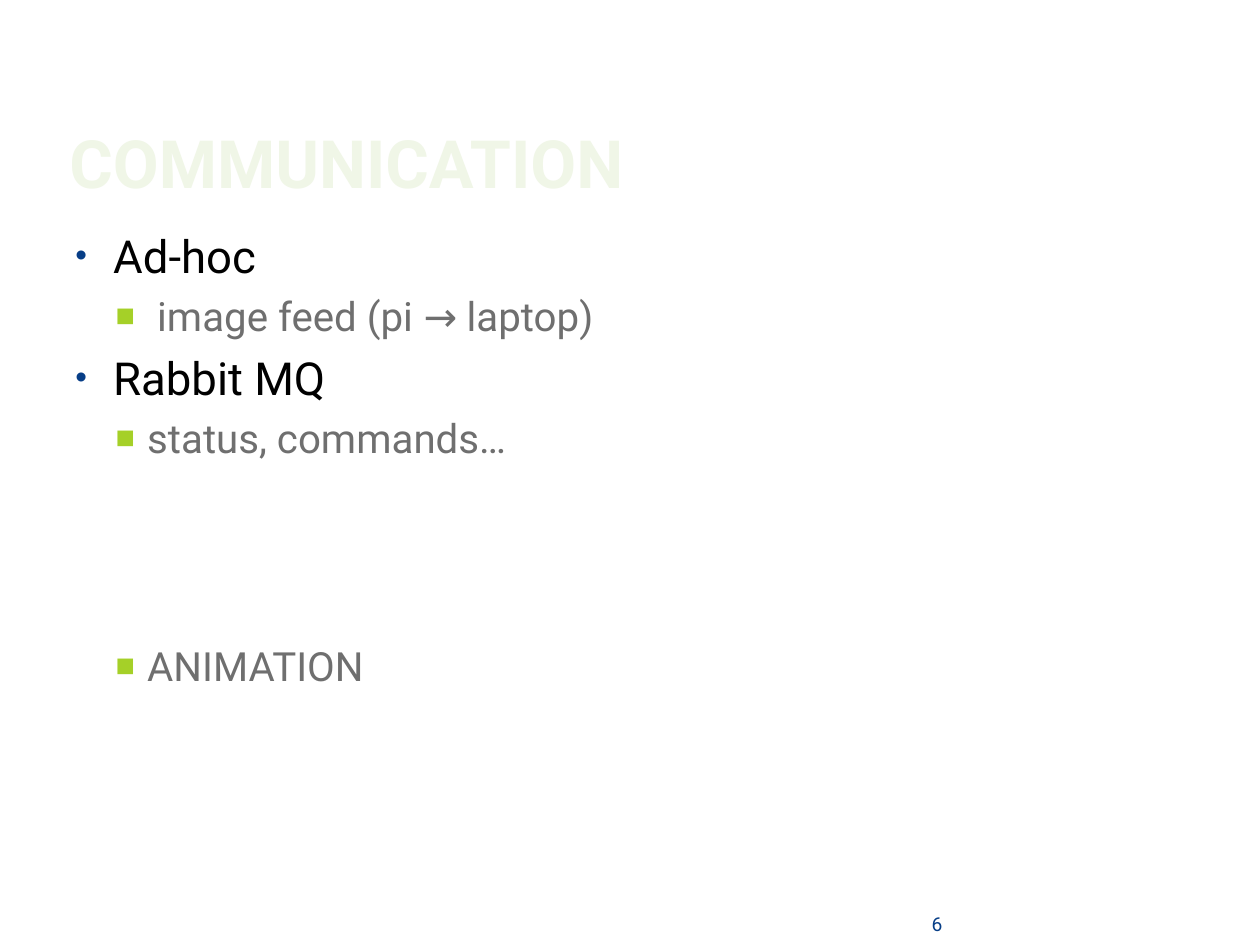
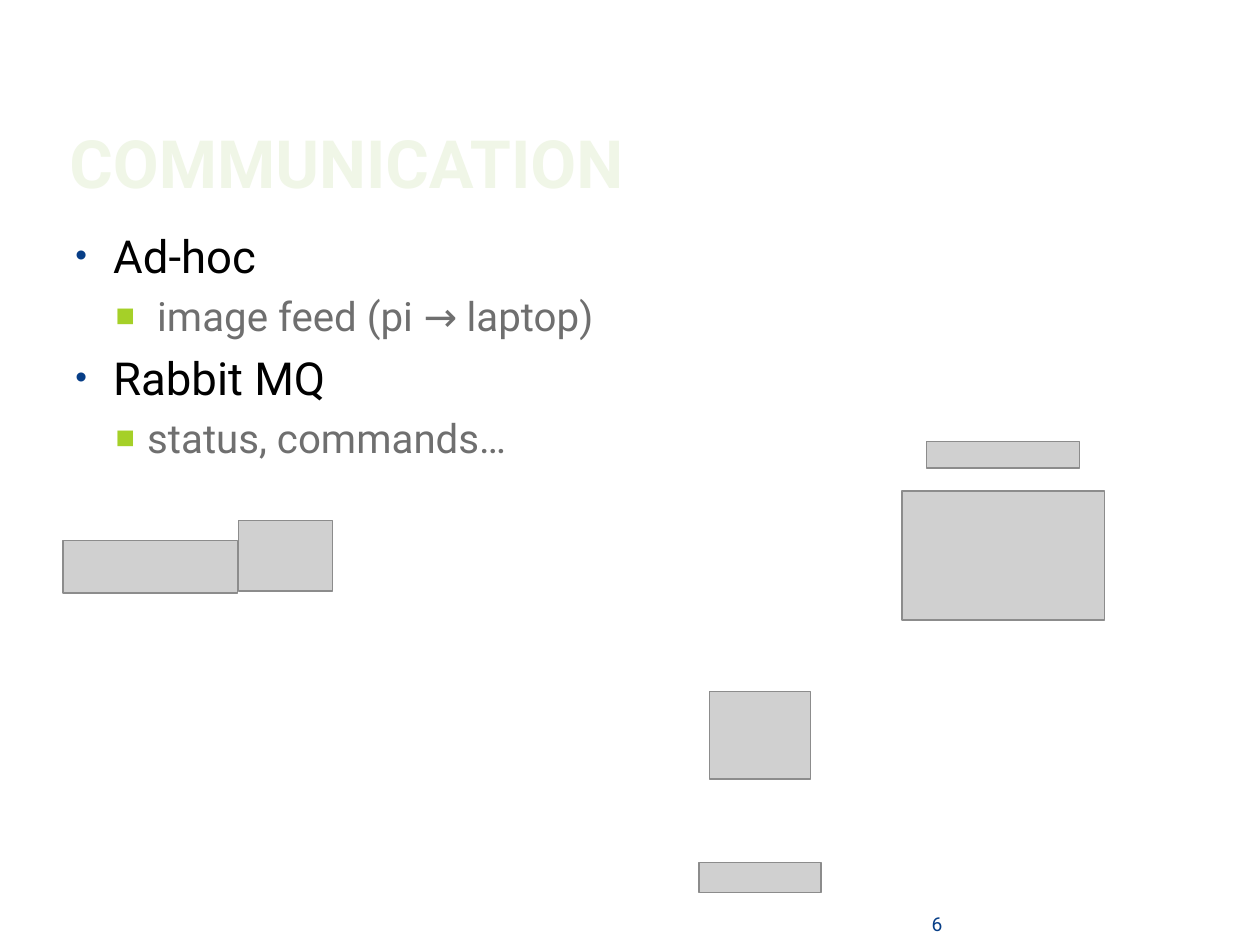
Before and after one commit to WoutV/Indigo, a slide deck: slide 6 of Locomotor zeppehjhyjyjlin - Copy.pptx. Drawn at 1260x945 pixels with LibreOffice and Linux fonts; fonts in the diff are those of the drawing; grey boxes stand for pictures; background and template pictures are left out. Boxes give left, top, right and bottom in pixels: in the first picture for what was removed or moved away, otherwise in the second. Text is boxed around its words. In the diff, an @@ line names an element or a change of style, - is before the commit and + after.

```diff
--- a/Locomotor zeppehjhyjyjlin - Copy.pptx
+++ b/Locomotor zeppehjhyjyjlin - Copy.pptx
@@ picture added at (926, 442, 1080, 469) @@
@@ picture added at (902, 491, 1105, 620) @@
@@ picture added at (238, 520, 333, 591) @@
@@ picture added at (63, 541, 238, 593) @@
@@ text at (147, 652, 363, 682): paragraph removed @@
-  ■ ANIMATION
@@ picture added at (709, 692, 810, 779) @@
@@ picture added at (699, 862, 822, 892) @@
```
Also in this commit, not shown: 16 other files.
